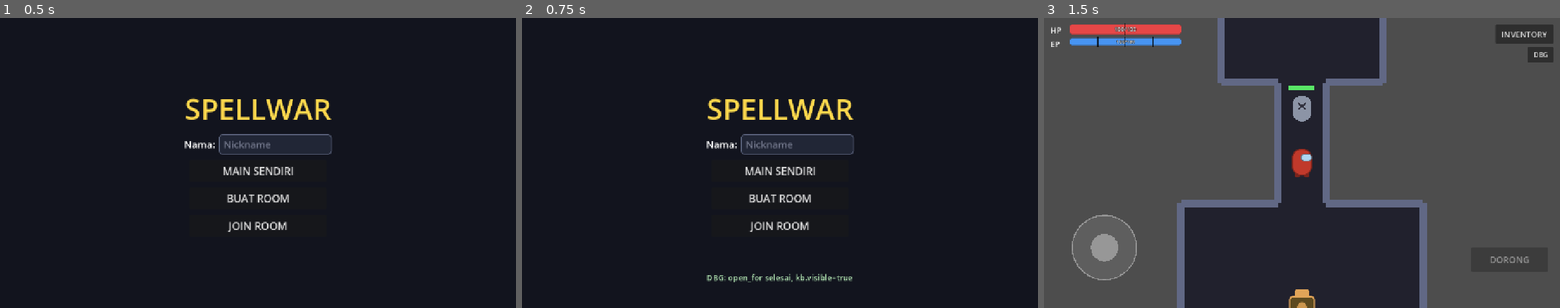
Above: before the commit, frames 1-3 (left to right).
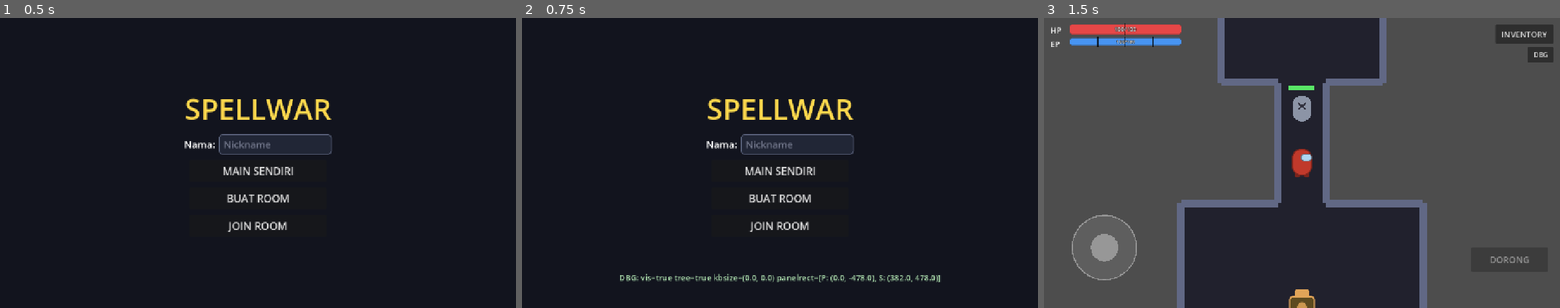
Above: after the commit, the same moments.

Repository: qualzecoat/SpellWar
Game: Godot game, scene res://scenes/menu.tscn
The game is run twice, just before and just after one commit, with the same random seed, the same clock (stepped at 60 frames per second) and the same inputs.
Inputs:
- Up to frame 1 (0.5 s): no input
- Up to frame 2 (0.75 s): click "Nickname" at 0.5 s
- Up to frame 3 (1.5 s): click "MAIN SENDIRI" at 1.25 s

Frame 1 is identical in both runs. In frame 2, 0.8% of the frame differs, in the area x 19-81%, y 88-92%; in frame 3, nothing differs.

Commit message:
DEBUG sementara: tampilkan geometri keyboard HP di status (hapus setelah diagnosis)

Diff:
--- a/scripts/menu.gd
+++ b/scripts/menu.gd
@@ -268,7 +268,8 @@
 				b.set_meta("value", v)
 				_refresh_touch_button(b),
 			max_len, title, charset)
-		_set_status("DBG: open_for selesai, kb.visible=" + str(_kb.visible), false)
+		# TODO DEBUG SEMENTARA (hapus setelah diagnosis): status DBG geometri di bawah.
+		_set_status("DBG: vis=" + str(_kb.visible) + " tree=" + str(_kb.is_visible_in_tree()) + " kbsize=" + str(_kb.size) + " panelrect=" + str(_kb._panel.get_global_rect()), false)
 	)
 
 
